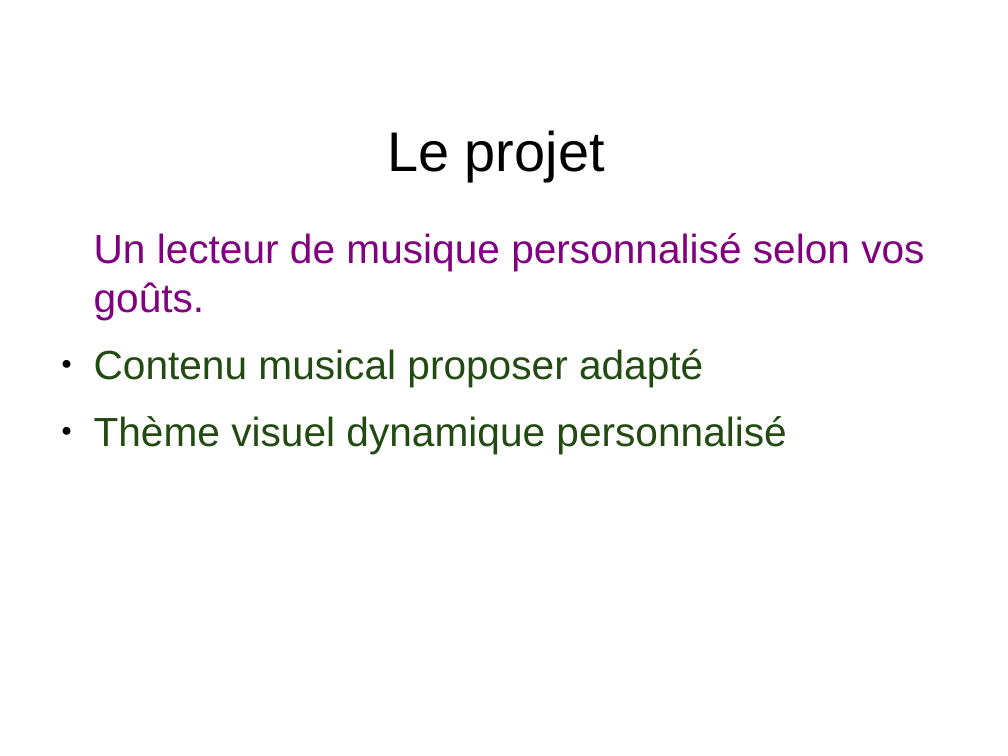
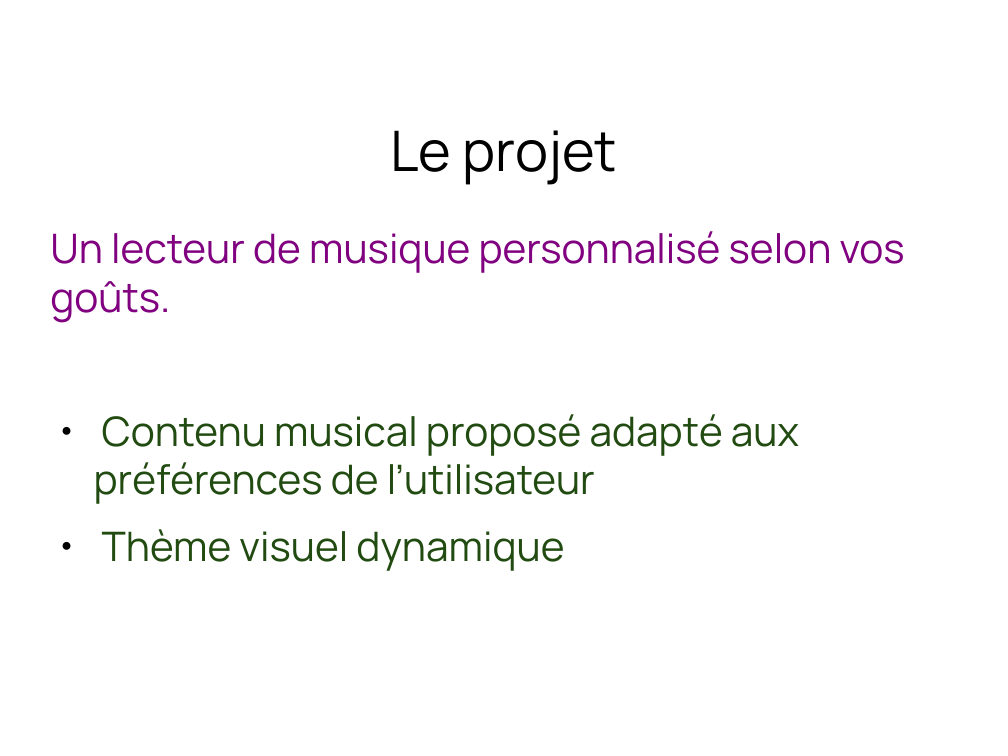
Before and after one commit to Manonrtnt/Rezeed, a slide deck: slide 3 of sql/redeez.odp. Drawn at 1008x756 pixels with LibreOffice and Linux fonts; fonts in the diff are those of the drawing; background and template pictures are left out. Boxes give left, top, right and bottom in pixels: in the first picture for what was removed or moved away, otherwise in the second. Text is boxed around its words. In the diff, an @@ line names an element or a change of style, - is before the commit and + after.

```diff
--- a/sql/redeez.odp
+++ b/sql/redeez.odp
@@ title "Le projet" at (390,130,618,185): font Arial to Manrope @@
@@ text at (50,231,905,323): font Arial to Manrope in "Un lecteur de musique personnalisé selon vos ..."; indent changed @@
@@ text at (94,414,799,571): text changed; font Arial to Manrope @@
-● Contenu musical proposer adapté
-● Thème visuel dynamique personnalisé
+● Contenu musical proposé adapté aux préférences de l’utilisateur
+● Thème visuel dynamique
```
Also in this commit, not shown: 2 other slides changed, 11 slides added, 1 slide removed, 13 other files.
